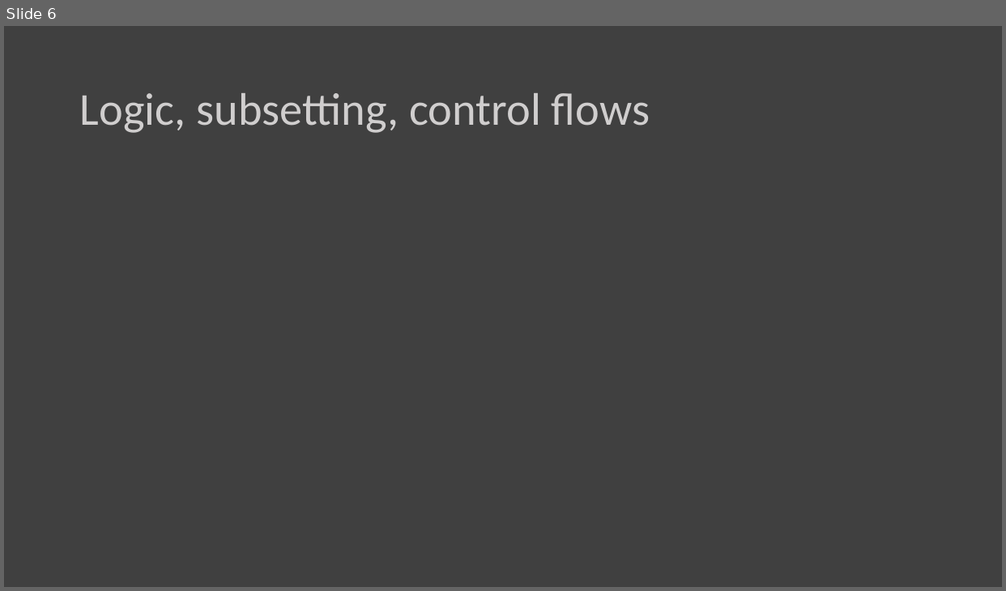
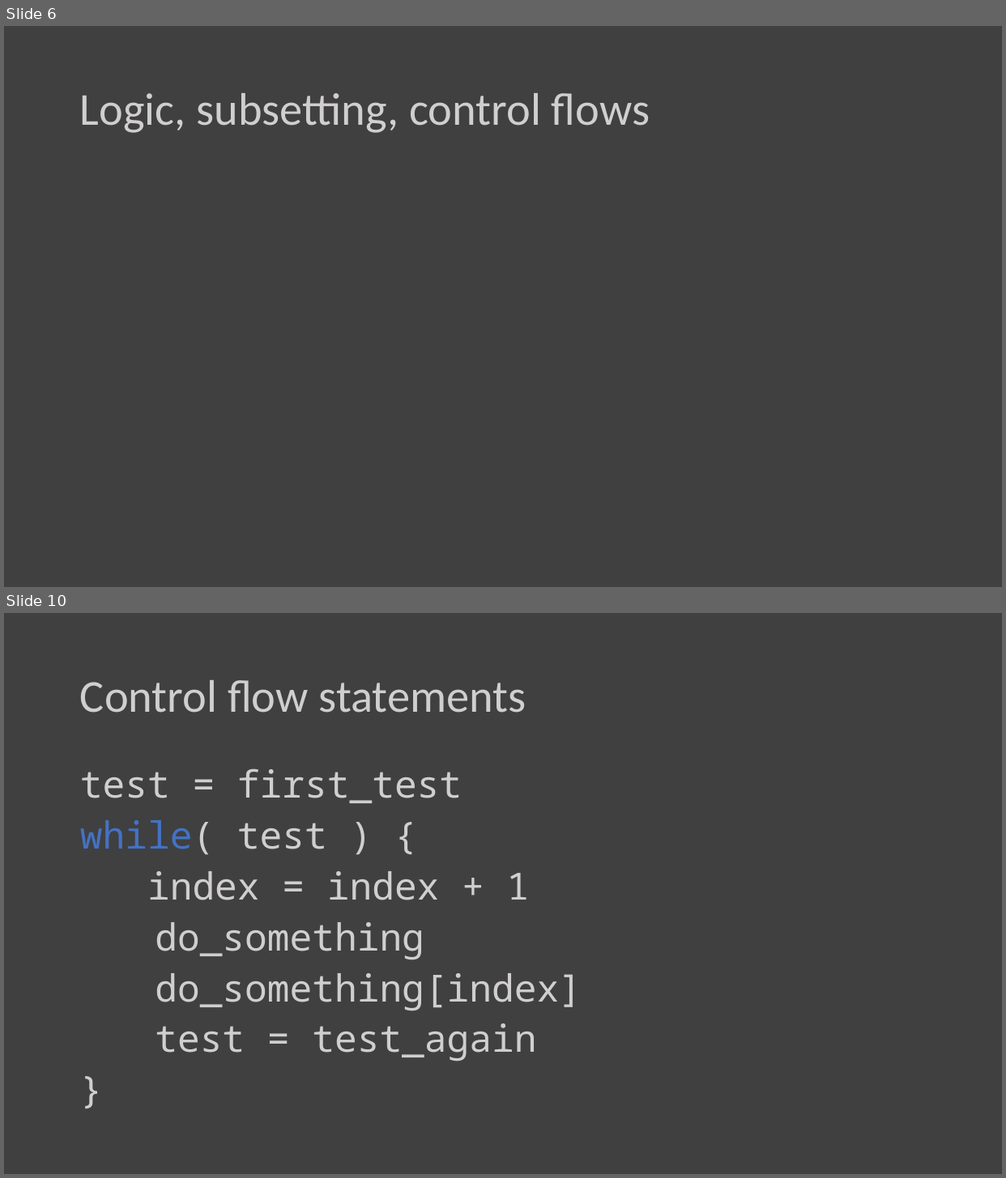
Before and after one commit to awong234/Rintro, a slide deck: R_Day2.pptx. Shown one above the other, each under a label of ours: slide 6 before the commit, slides 6 and 10 after it; the slides between them are not shown. The pictures are 1006x591 and 1006x1178 pixels, drawn with LibreOffice and Linux fonts; fonts in the diff are those of the drawing. Boxes give left, top, right and bottom in pixels: in the first picture for what was removed or moved away, otherwise in the second. Text is boxed around its words. In the diff, an @@ line names an element or a change of style, - is before the commit and + after.

```diff
--- a/R_Day2.pptx
+++ b/R_Day2.pptx
@@ slide 10 added at <box>4,613,1002,1174</box>, background #404040 @@
@@ title added at <box>80,680,526,713</box>, 44 pt, text #D0CECE @@
+Control flow statements
@@ text added at <box>80,769,582,1062</box>, 36 pt, text #D0CECE @@
+test = first_test
+while( test ) {
+index = index + 1
+do_something
+do_something[index]
+test = test_again
+}
```
Also in this commit, not shown: 2 slides changed, 3 other slides added.
